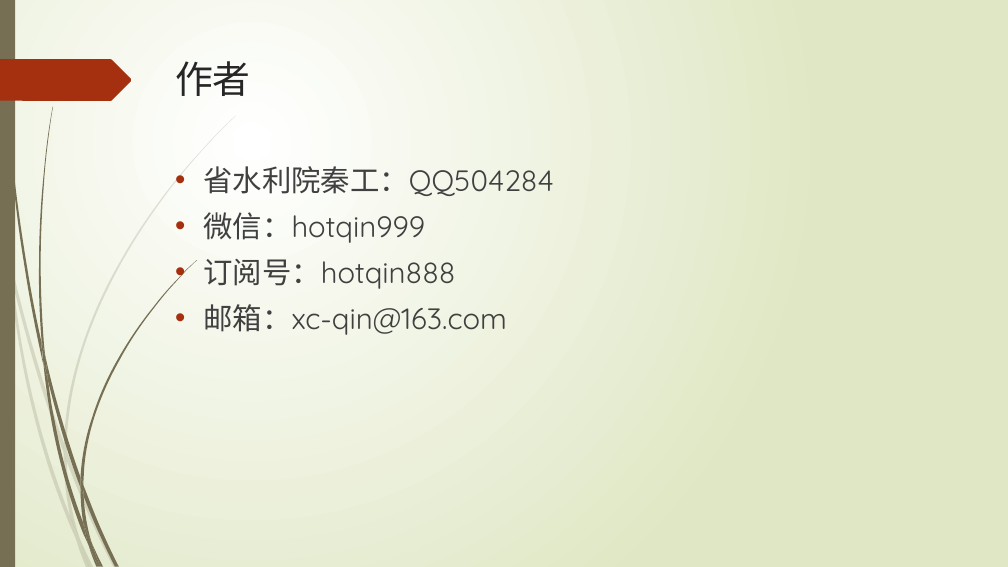
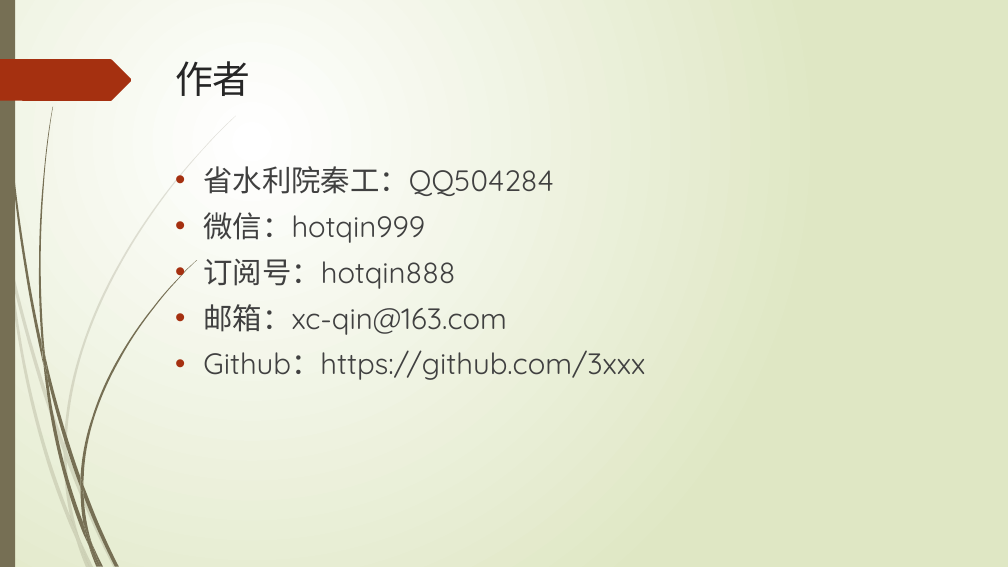
Before and after one commit to 3xxx/StandardMS, a slide deck: slide 25 of document/HydroCMS水利档案管理-展示.pptx (slide 22 before the commit). Drawn at 1008x567 pixels with LibreOffice and Linux fonts; fonts in the diff are those of the drawing. Boxes give left, top, right and bottom in pixels: in the first picture for what was removed or moved away, otherwise in the second. Text is boxed around its words. In the diff, an @@ line names an element or a change of style, - is before the commit and + after.

```diff
--- a/document/HydroCMS水利档案管理-展示.pptx
+++ b/document/HydroCMS水利档案管理-展示.pptx
@@ text at (203, 350, 645, 380): paragraph added @@
+• Github：https://github.com/3xxx
```
Also in this commit, not shown: 6 other slides changed, 3 slides added, 20 other files.
